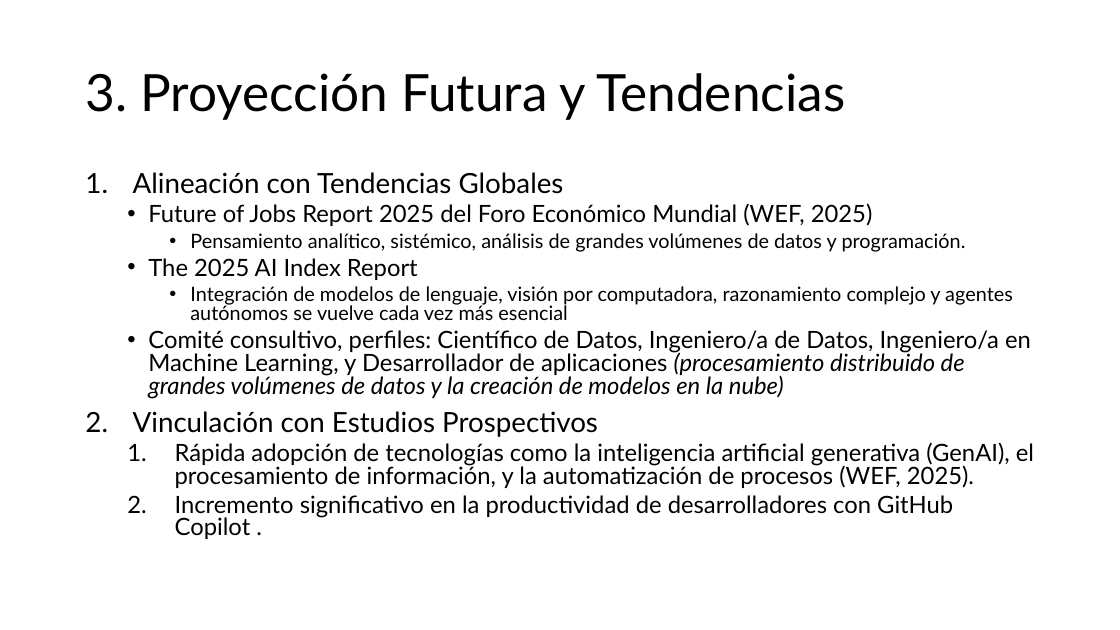
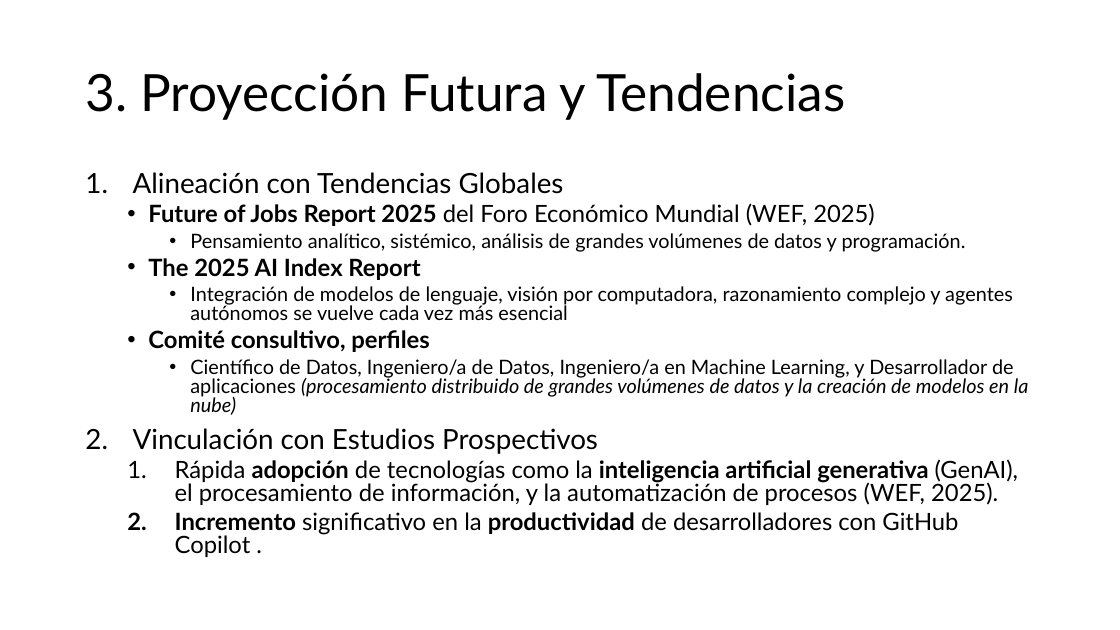
Before and after one commit to aavendan/cdia, a slide deck: slide 4 of 03 Presentación.pptx. Drawn at 1120x630 pixels with LibreOffice and Linux fonts; fonts in the diff are those of the drawing. Boxes give left, top, right and bottom in pixels: in the first picture for what was removed or moved away, otherwise in the second. Text is boxed around its words. In the diff, an @@ line names an element or a change of style, - is before the commit and + after.

```diff
--- a/03 Presentación.pptx
+++ b/03 Presentación.pptx
@@ text at (148, 203, 1018, 557): bold on in "Future of Jobs Report 2025", "The 2025 AI Index Report", "adopción inteligencia artificial generativa", "Incremento productividad" @@
@@ text at (148, 330, 1029, 415): text changed; size 20.4 to 17 pt @@
-  • Comité consultivo, perfiles: Científico de Datos, Ingeniero/a de Datos, Ingeniero/a en Machine Learning, y Desarrollador de aplicaciones (procesamiento distribuido de grandes volúmenes de datos y la creación de modelos en la nube)
+  • Comité consultivo, perfiles
+    • Científico de Datos, Ingeniero/a de Datos, Ingeniero/a en Machine Learning, y Desarrollador de aplicaciones (procesamiento distribuido de grandes volúmenes de datos y la creación de modelos en la nube)
```
Also in this commit, not shown: 2 other slides changed.
